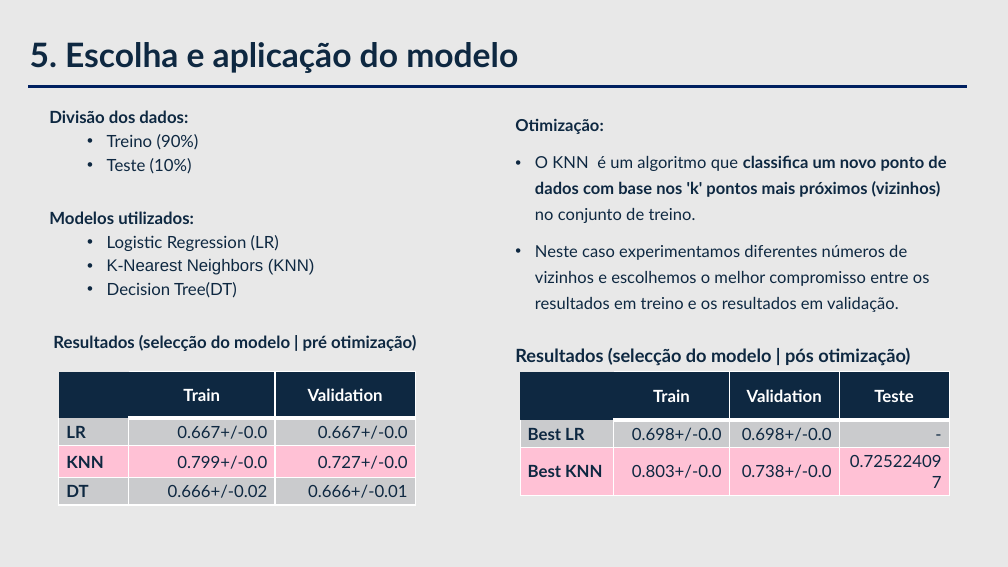
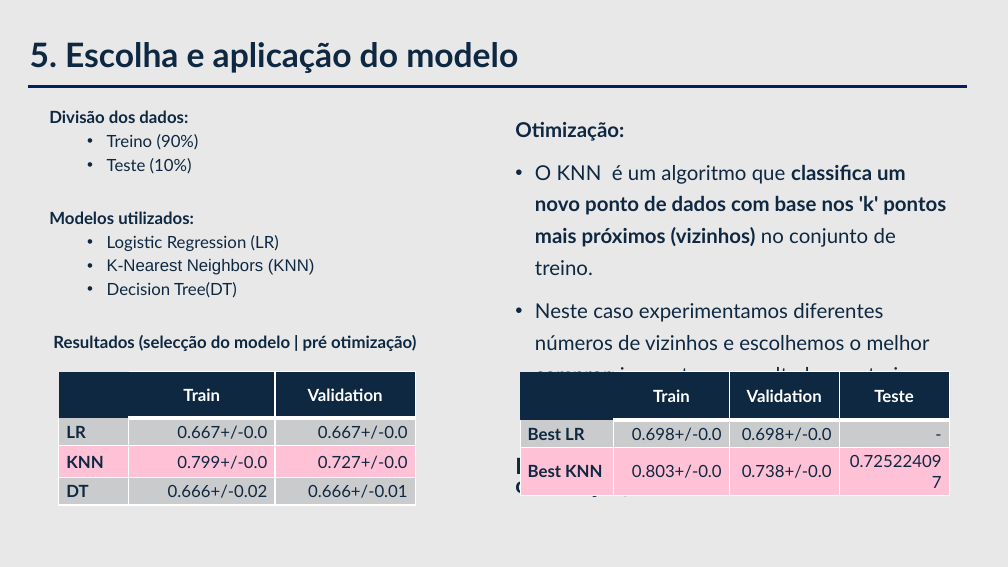
Before and after one commit to andreiacampos98/datascience_course, a slide deck: slide 9 of 10_applied/2024 EDIT LTP__PraticalCase/LTP_PraticalCase Dataset/Case Study __.pptx. Drawn at 1008x567 pixels with LibreOffice and Linux fonts; fonts in the diff are those of the drawing. Boxes give left, top, right and bottom in pixels: in the first picture for what was removed or moved away, otherwise in the second. Text is boxed around its words. In the diff, an @@ line names an element or a change of style, - is before the commit and + after.

```diff
--- a/10_applied/2024 EDIT LTP__PraticalCase/LTP_PraticalCase Dataset/Case Study __.pptx
+++ b/10_applied/2024 EDIT LTP__PraticalCase/LTP_PraticalCase Dataset/Case Study __.pptx
@@ text "Otimização:" at bbox=[515, 122, 946, 497]: size 11.9 to 14.6 pt in "Otimização:", "O KNN é um algoritmo que classifica ...", "Neste caso experimentamos diferentes números de vizinhos ..."; size 13 to 16 pt in "Resultados (selecção do modelo | pós otimização)" @@
@@ table: place and size @@
-table at bbox=[520, 372, 950, 567]
+table at bbox=[520, 372, 950, 496]
```
Also in this commit, not shown: 16 other slides changed, 1 slide added, 1 other file.
